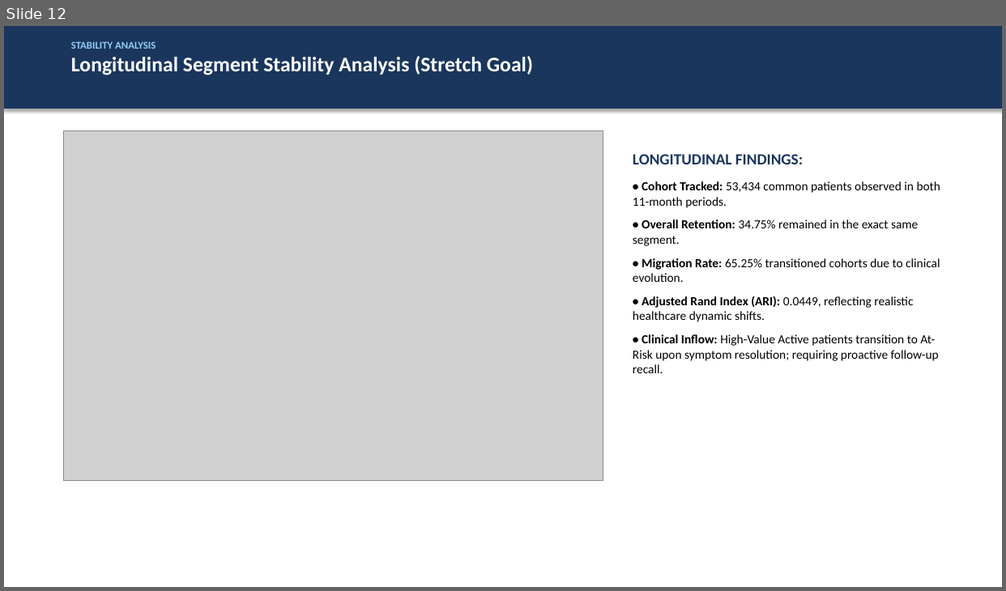
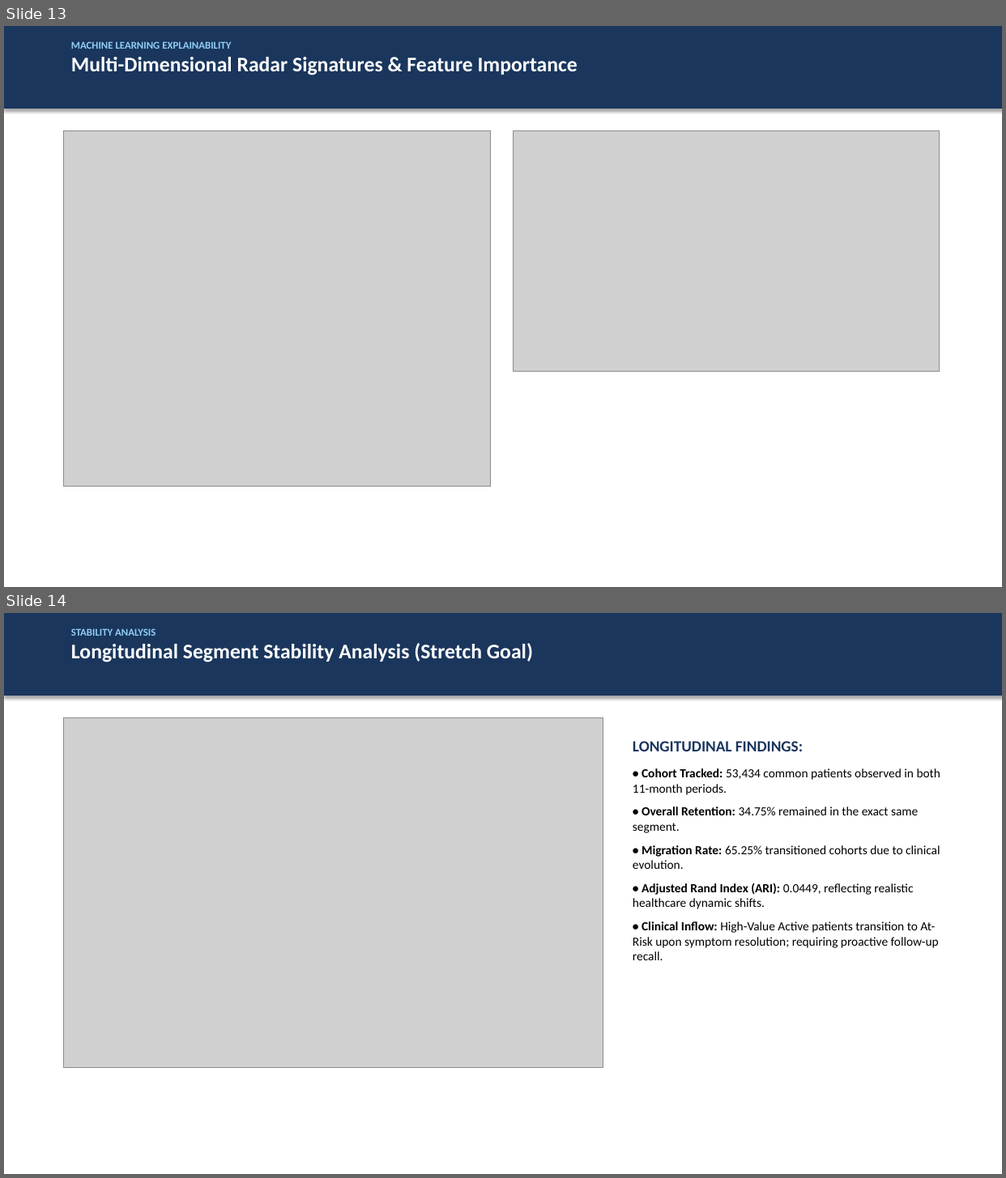
Before and after one commit to Naresh63-hub/Hospiq, a slide deck: HospitalIQ_Business_Presentation.pptx. Shown one above the other, each under a label of ours: slide 12 before the commit, slides 13 and 14 after it. The pictures are 1006x591 and 1006x1178 pixels, drawn with LibreOffice and Linux fonts; fonts in the diff are those of the drawing; grey boxes stand for pictures. Boxes give left, top, right and bottom in pixels: in the first picture for what was removed or moved away, otherwise in the second. Text is boxed around its words. In the diff, an @@ line names an element or a change of style, - is before the commit and + after.

Commit message:
feat(deliverables): update executive PPTX to 17 slides, embed feature importance in DOCX, and sync README

```diff
--- a/HospitalIQ_Business_Presentation.pptx
+++ b/HospitalIQ_Business_Presentation.pptx
@@ slide 13 added at [4,26,1002,587], background #FFFFFF @@
@@ rectangle added at [4,26,1002,109], fill #1A365D, outline #1A365D 0.75 pt @@
@@ text added at [71,41,577,75], 20 pt, text #FFFFFF, bold @@
+MACHINE LEARNING EXPLAINABILITY
+Multi-Dimensional Radar Signatures & Feature Importance
@@ picture added at [64,130,491,486] @@
@@ picture added at [513,130,940,372] @@
@@ what was slide 12 is now slide 14 @@
```
Also in this commit, not shown: 1 slide changed, 2 other slides added, 8 other files.
